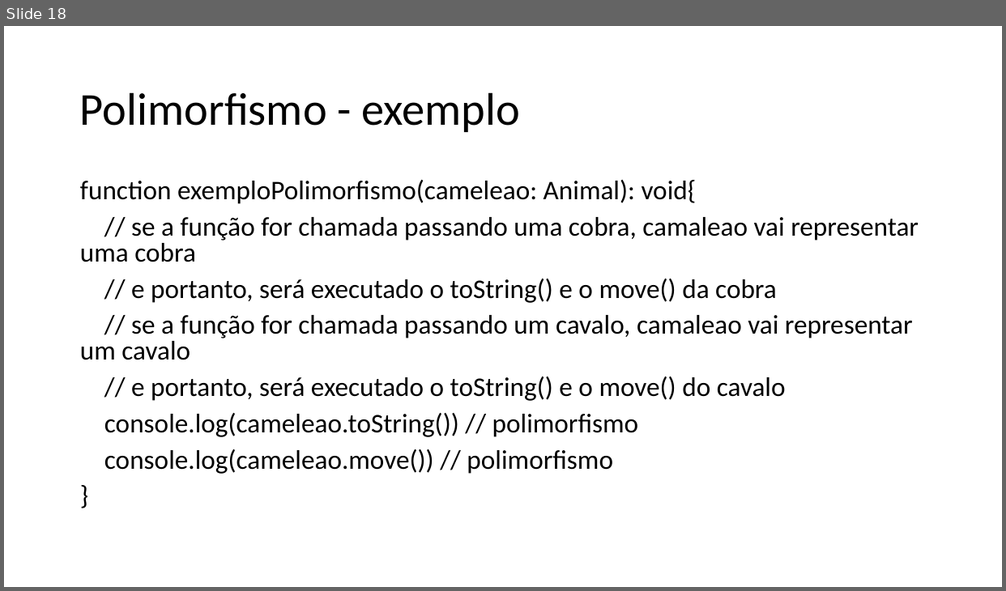
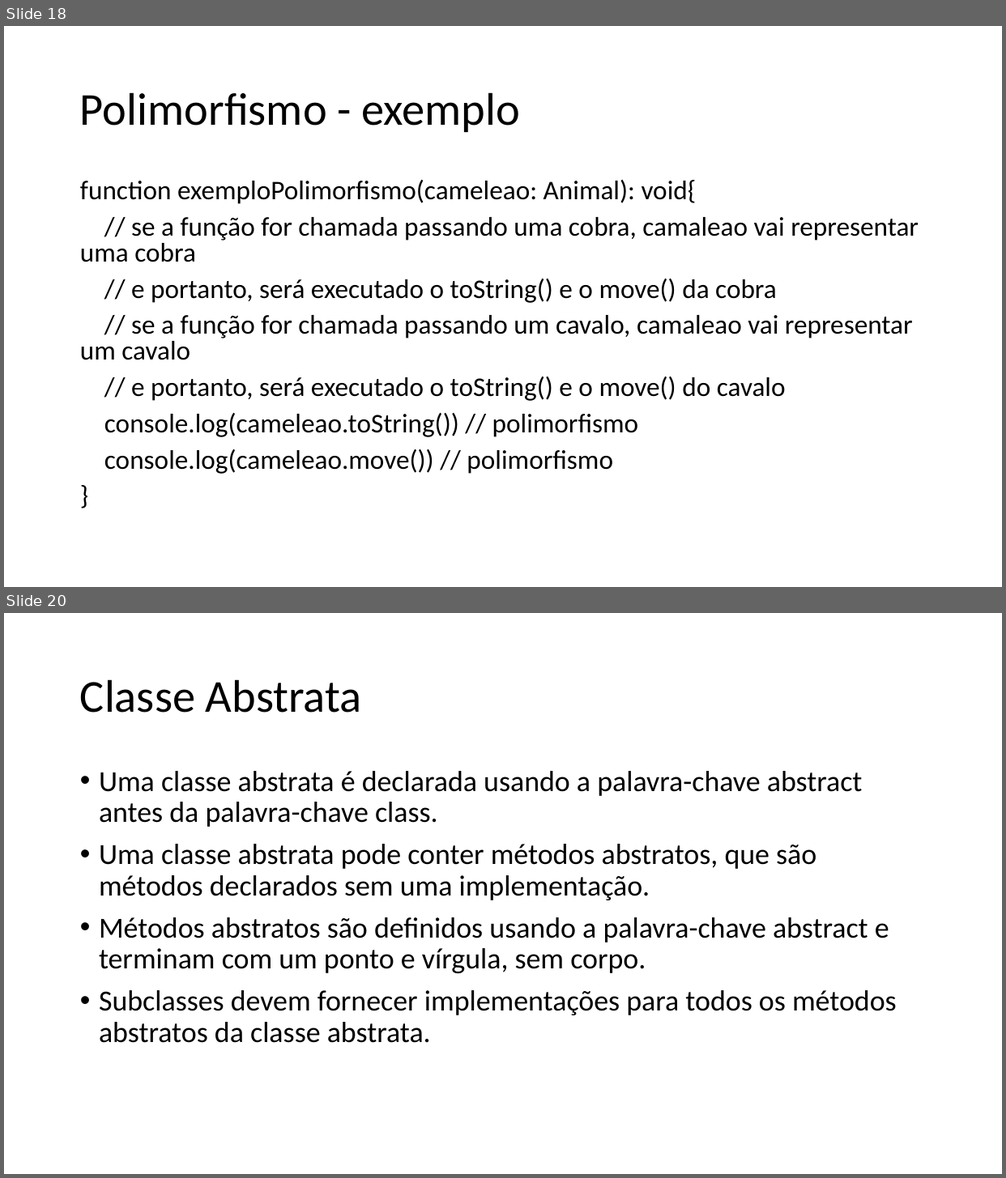
Before and after one commit to dfpires/poo-20241d, a slide deck: Herança (1).pptx. Shown one above the other, each under a label of ours: slide 18 before the commit, slides 18 and 20 after it; the slides between them are not shown. The pictures are 1006x591 and 1006x1178 pixels, drawn with LibreOffice and Linux fonts; fonts in the diff are those of the drawing. Boxes give left, top, right and bottom in pixels: in the first picture for what was removed or moved away, otherwise in the second. Text is boxed around its words. In the diff, an @@ line names an element or a change of style, - is before the commit and + after.

```diff
--- a/Herança (1).pptx
+++ b/Herança (1).pptx
@@ slide 20 added at [4, 613, 1002, 1174], background #FFFFFF @@
@@ title added at [80, 679, 362, 713], 44 pt, text #000000 @@
+Classe Abstrata
@@ text added at [99, 771, 897, 1043], 28 pt, text #000000 @@
+• Uma classe abstrata é declarada usando a palavra-chave abstract antes da palavra-chave class.
+• Uma classe abstrata pode conter métodos abstratos, que são métodos declarados sem uma implementação.
+• Métodos abstratos são definidos usando a palavra-chave abstract e terminam com um ponto e vírgula, sem corpo.
+• Subclasses devem fornecer implementações para todos os métodos abstratos da classe abstrata.
```
Also in this commit, not shown: 2 slides changed, 2 other slides added.
